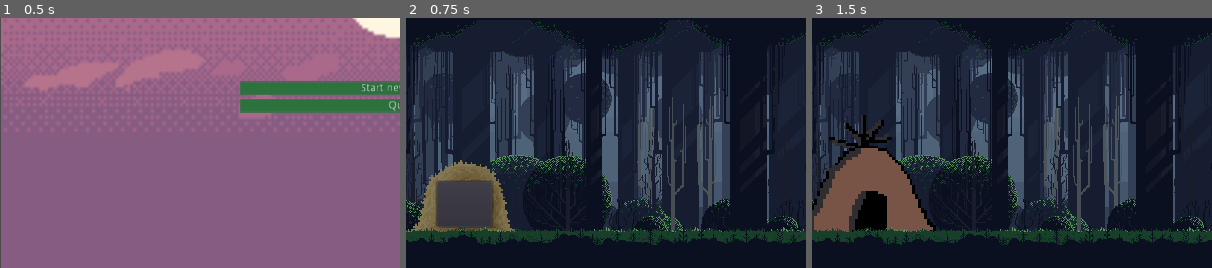
Above: before the commit, frames 1-3 (left to right).
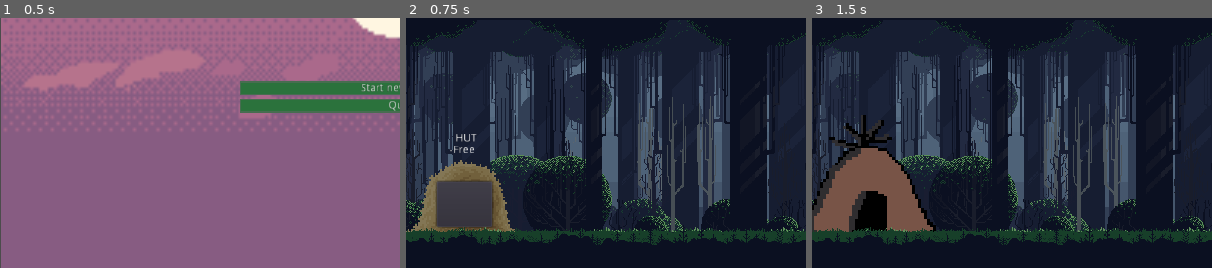
Above: after the commit, the same moments.

Repository: Hands-of-Steel-devs/Hands-of-Steel
Game: Godot game, scene res://Scenes/Main menu.tscn
Same seed, same stepped clock (60 frames per second), same inputs: the game is played once before the commit and once after it.
Inputs (mouse positions are % of the whole screen's width and height, from its top left):
- Up to frame 1 (0.5 s): no input
- Up to frame 2 (0.75 s): click "Start new game" at 0.5 s
- Up to frame 3 (1.5 s): click (7, 71) at 1.25 s
The pictures show only the part of the screen within x 0-50%, y 34-84%; the shares and areas given below are measured in that part.

Frame 1 is identical in both runs. In frame 2, 0.2% of the frame differs, in the area x 11-18%, y 46-54%; in frame 3, nothing differs.

Commit message:
Update 3.1
Added hut updated

Diff:
--- a/Scenes/Hut.gd
+++ b/Scenes/Hut.gd
@@ -3,6 +3,7 @@
 onready var sprite = $Sprite
 onready var button = $Button
 onready var sprite_finish = $Sprite_finished
+onready var Text = $RichTextLabel
 
 func _ready():
 	sprite_finish.visible = false
@@ -10,4 +11,5 @@
 func _on_Button_pressed():
 	sprite.visible = false
 	button.visible = false
+	Text.visible = false
 	sprite_finish.visible = true
--- a/Scenes/Hut.tscn
+++ b/Scenes/Hut.tscn
@@ -30,4 +30,15 @@
 scale = Vector2( 3.6891, 3.61153 )
 texture = ExtResource( 3 )
 
+[node name="RichTextLabel" type="RichTextLabel" parent="."]
+margin_left = 471.784
+margin_top = 264.377
+margin_right = 515.784
+margin_bottom = 309.377
+text = "  HUT
+-Free"
+__meta__ = {
+"_edit_use_anchors_": false
+}
+
 [connection signal="pressed" from="Button" to="." method="_on_Button_pressed"]
